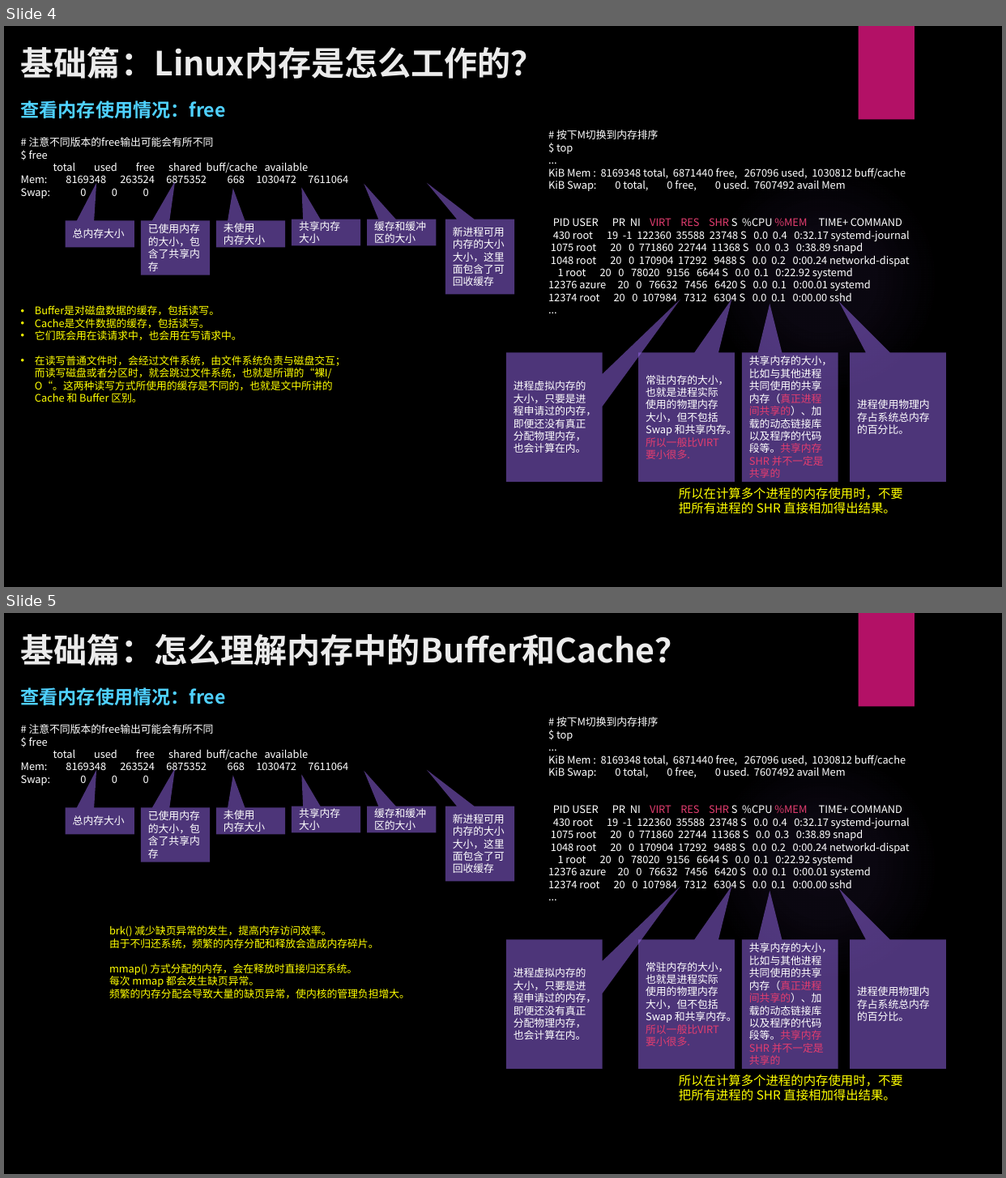
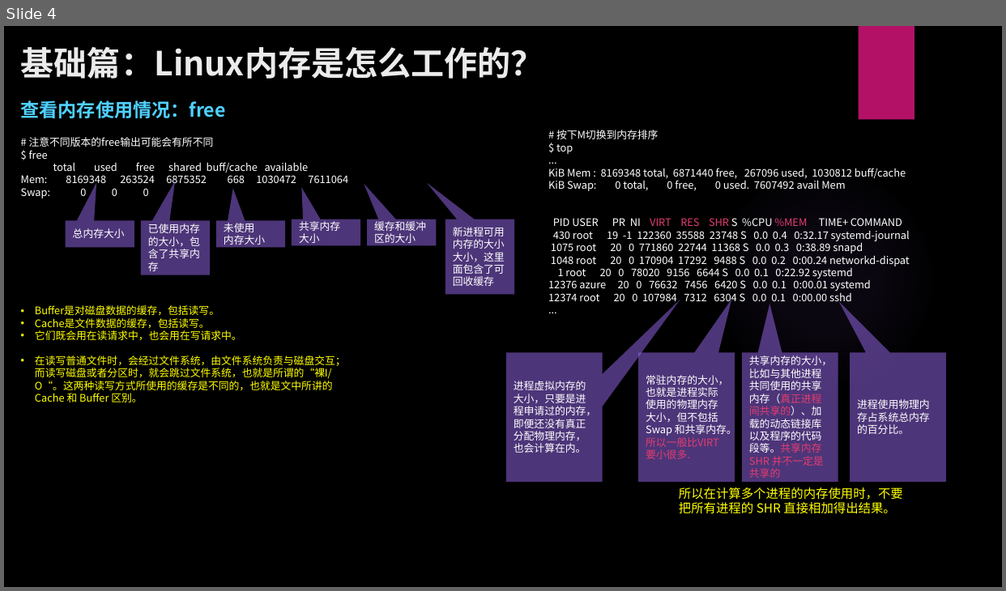
Before and after one commit to zhangkekf/reading-notes, a slide deck: Linux性能优化实战/02-内存性能优化.pptx. Shown one above the other, each under a label of ours: slides 4 and 5 before the commit, slide 4 after it. The pictures are 1006x1178 and 1006x591 pixels, drawn with LibreOffice and Linux fonts; fonts in the diff are those of the drawing; background and template pictures are left out. Boxes give left, top, right and bottom in pixels: in the first picture for what was removed or moved away, otherwise in the second. Text is boxed around its words. In the diff, an @@ line names an element or a change of style, - is before the commit and + after.

```diff
--- a/Linux性能优化实战/02-内存性能优化.pptx
+++ b/Linux性能优化实战/02-内存性能优化.pptx
@@ slide 5 removed at [4,613,1002,1174], background picture (left out); not listed: 2 template elements that a slide beside it also shows @@
@@ title removed at [21,634,688,666] @@
-基础篇：怎么理解内存中的Buffer和Cache？
@@ text removed at [21,688,226,705] @@
-查看内存使用情况：free
@@ text removed at [21,724,348,786] @@
-# 注意不同版本的free输出可能会有所不同
-$ free
-total used free shared buff/cache available
-Mem: 8169348 263524 6875352 668 1030472 7611064
-Swap: 0 0 0
@@ text removed at [548,717,910,892] @@
-# 按下M切换到内存排序
-$ top
-...
-KiB Mem : 8169348 total, 6871440 free, 267096 used, 1030812 buff/cache
-KiB Swap: 0 total, 0 free, 0 used. 7607492 avail Mem
-PID USER PR NI VIRT RES SHR S %CPU %MEM TIME+ COMMAND
-430 root 19 -1 122360 35588 23748 S 0.0 0.4 0:32.17 systemd-journal
-1075 root 20 0 771860 22744 11368 S 0.0 0.3 0:38.89 snapd
-1048 root 20 0 170904 17292 9488 S 0.0 0.2 0:00.24 networkd-dispat
-1 root 20 0 78020 9156 6644 S 0.0 0.1 0:22.92 systemd
-12376 azure 20 0 76632 7456 6420 S 0.0 0.1 0:00.01 systemd
-12374 root 20 0 107984 7312 6304 S 0.0 0.1 0:00.00 sshd
-...
@@ speech box removed at [292,806,360,833] @@
-共享内存
-大小
@@ speech box removed at [367,806,436,833] @@
-缓存和缓冲区的大小
@@ speech box removed at [445,806,514,882] @@
-新进程可用内存的大小大小，这里面包含了可回收缓存
@@ speech box removed at [66,807,134,835] @@
-总内存大小
@@ speech box removed at [141,807,210,862] @@
-已使用内存的大小，包含了共享内存
@@ speech box removed at [216,807,285,835] @@
-未使用
-内存大小
@@ text removed at [109,926,410,999] @@
-brk() 减少缺页异常的发生，提高内存访问效率。
-由于不归还系统，频繁的内存分配和释放会造成内存碎片。
-mmap() 方式分配的内存，会在释放时直接归还系统。
-每次 mmap 都会发生缺页异常。
-频繁的内存分配会导致大量的缺页异常，使内核的管理负担增大。
@@ speech box removed at [506,939,603,1069] @@
-进程虚拟内存的大小，只要是进程申请过的内存，即便还没有真正分配物理内存，也会计算在内。
@@ speech box removed at [639,939,735,1069] @@
-常驻内存的大小，也就是进程实际使用的物理内存大小，但不包括 Swap 和共享内存。所以一般比VIRT要小很多.
@@ speech box removed at [742,939,839,1069] @@
-共享内存的大小，比如与其他进程共同使用的共享内存（真正进程间共享的）、加载的动态链接库以及程序的代码段等。共享内存 SHR 并不一定是共享的
@@ speech box removed at [850,939,947,1069] @@
-进程使用物理内存占系统总内存的百分比。
@@ text removed at [679,1075,903,1101] @@
-所以在计算多个进程的内存使用时，不要把所有进程的 SHR 直接相加得出结果。
```
Also in this commit, not shown: 3 other files.
